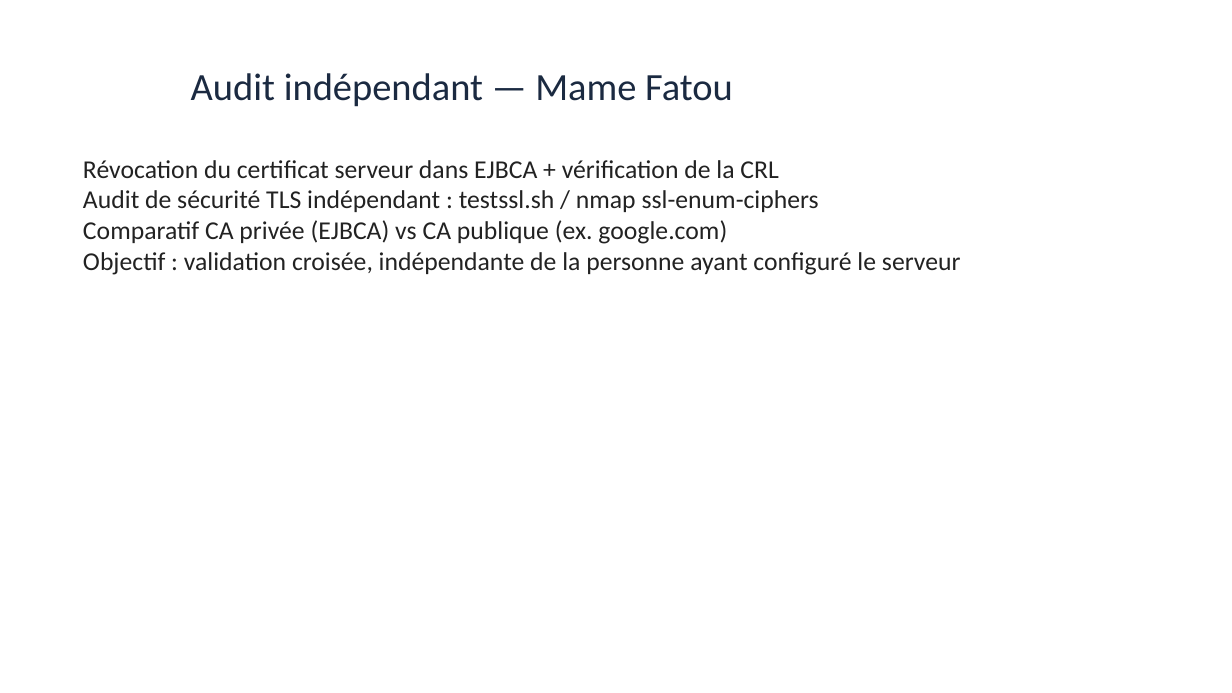
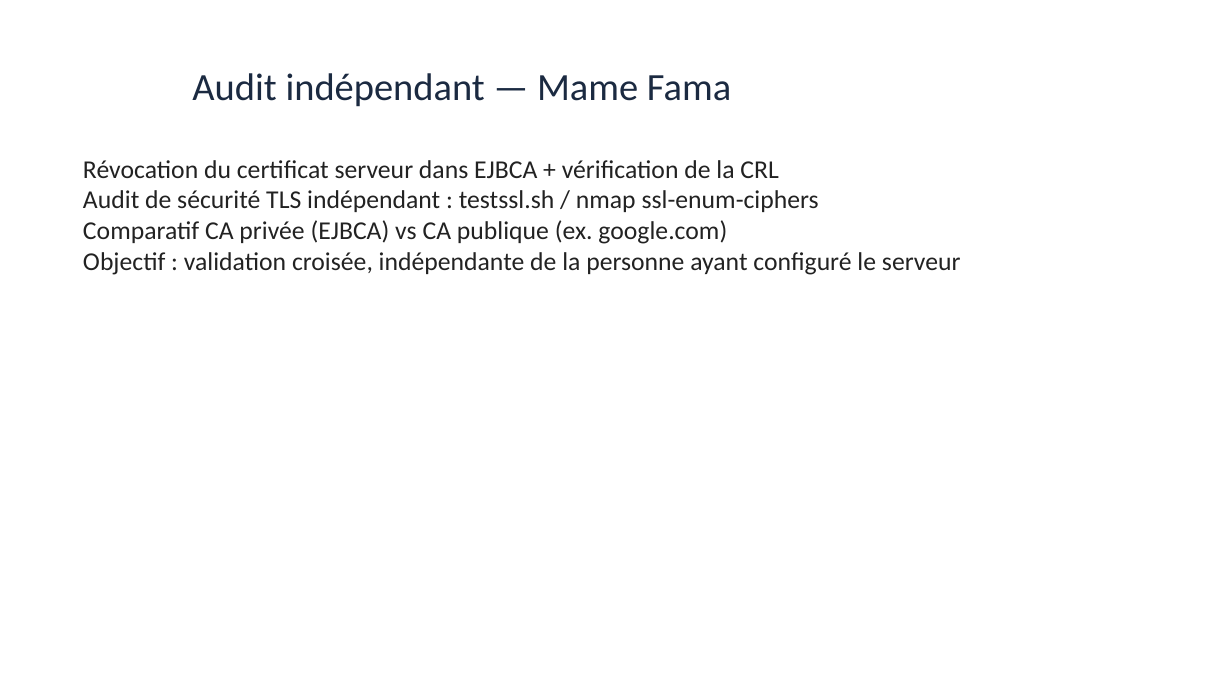
Before and after one commit to benzenepc-dev/Crypto_PKI, a slide deck: slide 16 of GROUPE-2/Presentation_PKI_EJBCA_GROUPE-2.pptx. Drawn at 1232x693 pixels with LibreOffice and Linux fonts; fonts in the diff are those of the drawing. Boxes give left, top, right and bottom in pixels: in the first picture for what was removed or moved away, otherwise in the second. Text is boxed around its words. In the diff, an @@ line names an element or a change of style, - is before the commit and + after.

Commit message:
fix: correct team member name Mame Fatou -> Mame Fama

```diff
--- a/GROUPE-2/Presentation_PKI_EJBCA_GROUPE-2.pptx
+++ b/GROUPE-2/Presentation_PKI_EJBCA_GROUPE-2.pptx
@@ title at (x1=192, y1=73, x2=731, y2=107): text changed @@
-Audit indépendant — Mame Fatou
+Audit indépendant — Mame Fama
```
Also in this commit, not shown: 2 other slides changed, 4 other files.
